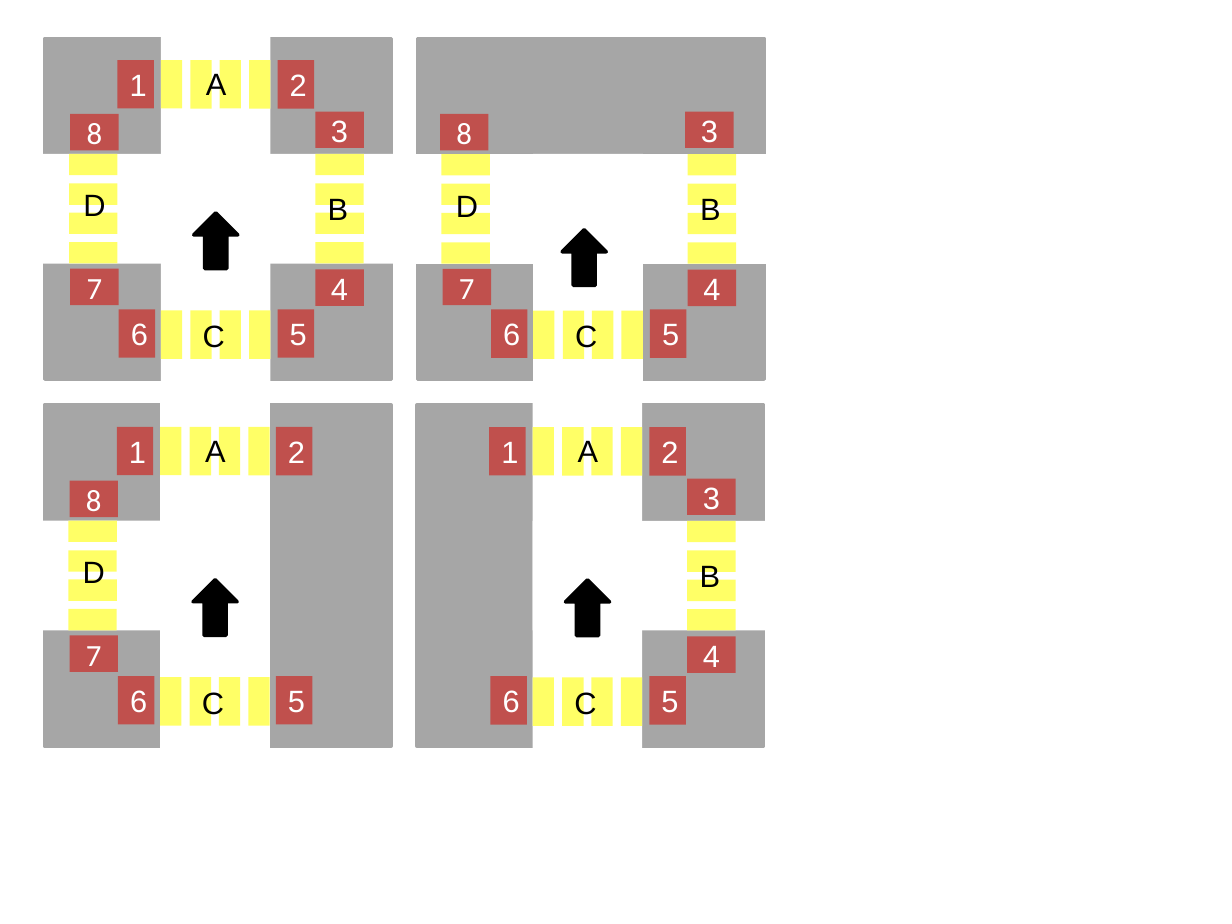
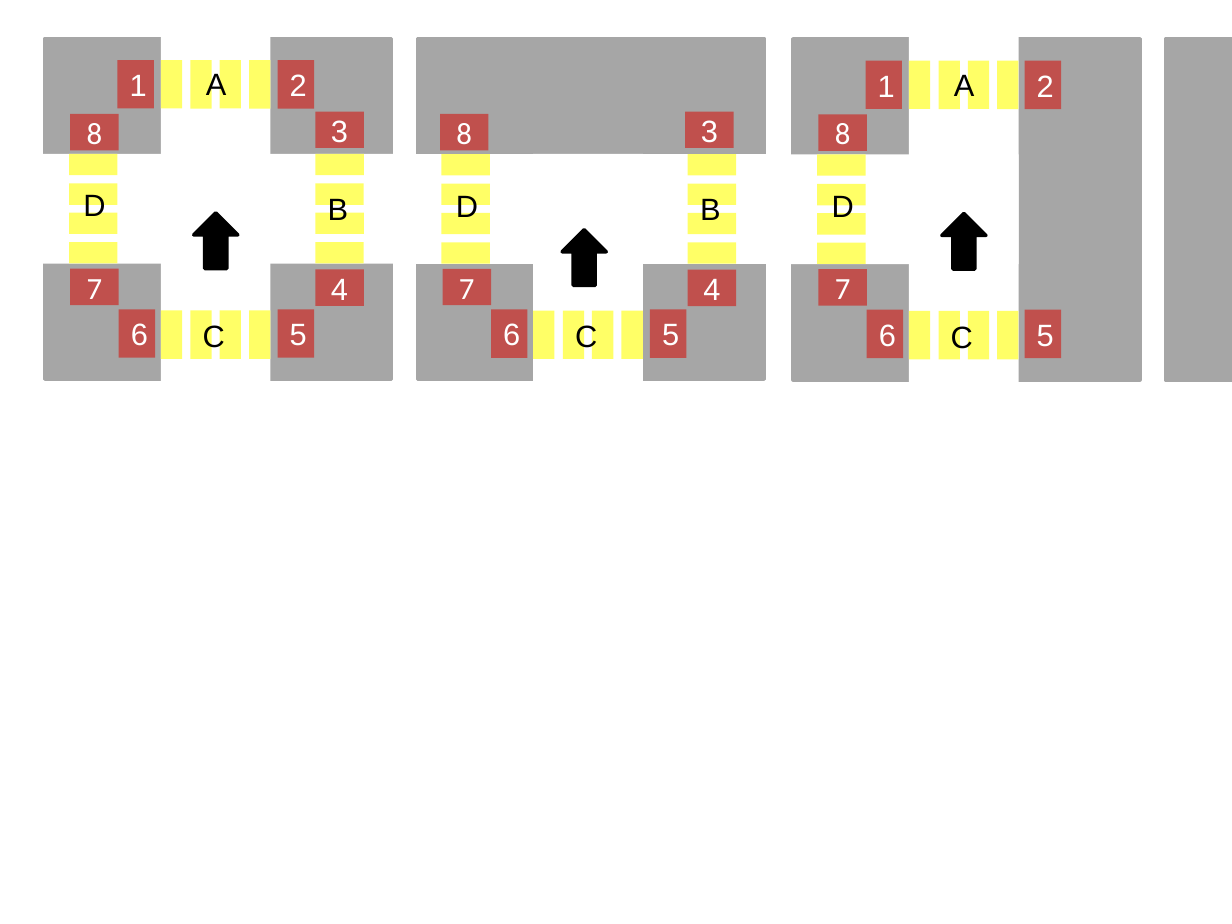
Before and after one commit to jming/cs279, a slide deck: slide 1 of finalproject/img/images.pptx. Drawn at 1232x924 pixels with LibreOffice and Linux fonts; fonts in the diff are those of the drawing. Boxes give left, top, right and bottom in pixels: in the first picture for what was removed or moved away, otherwise in the second. Text is boxed around its words. In the diff, an @@ line names an element or a change of style, - is before the commit and + after.

```diff
--- a/finalproject/img/images.pptx
+++ b/finalproject/img/images.pptx
@@ 15 rectangles, 3 texts, 1 up arrow: place and size @@
-15 rectangles, 3 texts, 1 up arrow at [27,388,763,764]
+15 rectangles, 3 texts, 1 up arrow at [776,21,1232,397]
@@ 7 rectangles: place and size @@
-7 rectangles at [160,428,313,726]
+7 rectangles at [909,60,1062,359]
@@ group removed at [489,388,775,764]: 20 rectangles, 3 texts, 1 up arrow @@
-5
-6
-1
-2
-3
-4
-A
-B
-C
```
Also in this commit, not shown: 5 other files.
